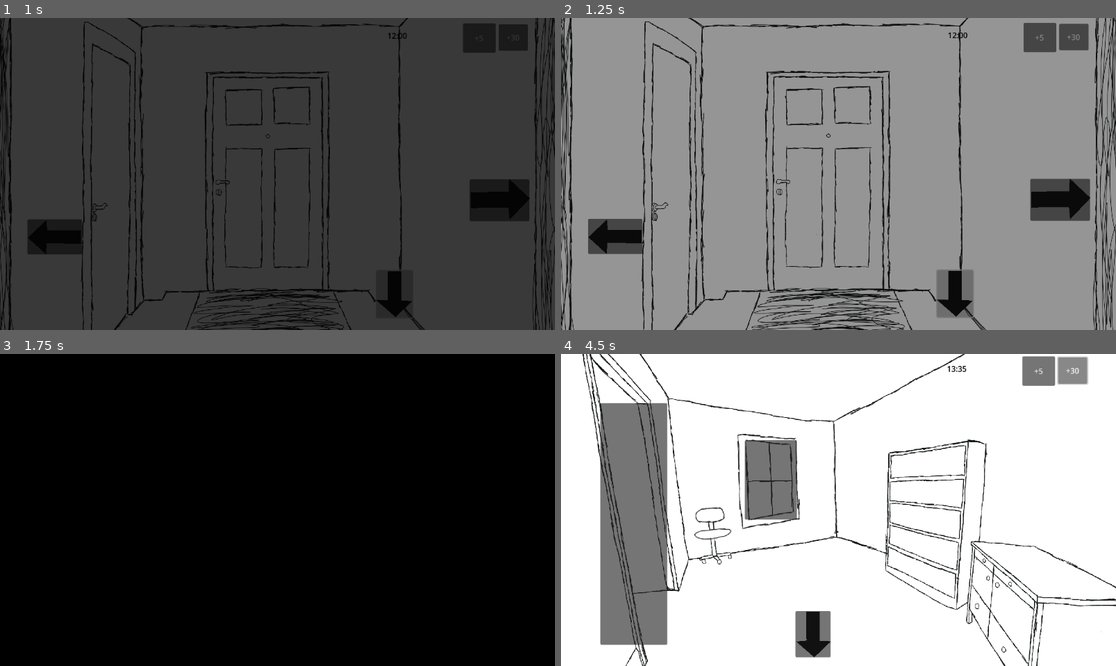
Above: before the commit, frames 1-4 (two rows, left to right).
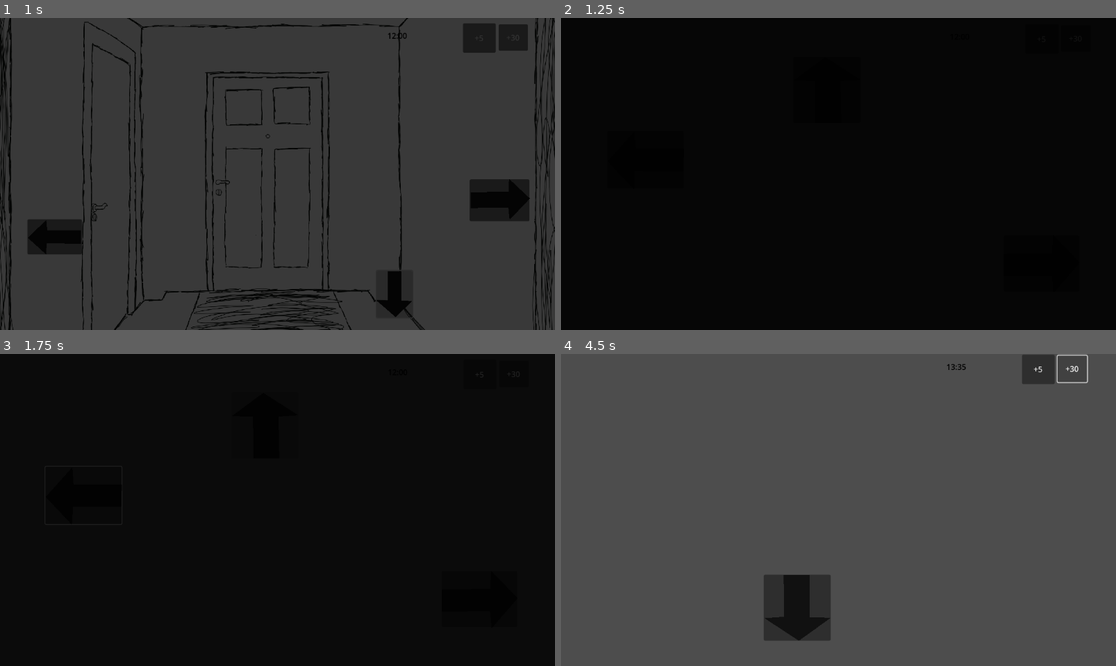
Above: after the commit, the same moments.

Repository: OblivionGoose/ela-project
Game: Godot game, scene res://scenes/game_controller.tscn
The game is run twice, just before and just after one commit, with the same random seed, the same clock (stepped at 60 frames per second) and the same inputs. This scene is started directly instead of the project's main scene.
Inputs (mouse positions are in pixels of both pictures, inside the frame that each line leads up to; where the layout moved, square brackets give the same spot in the first picture):
- Up to frame 1 (1 s): click (394, 295) at 0.5 s
- Up to frame 2 (1.25 s): no input
- Up to frame 3 (1.75 s): click (83, 494) [55, 572] at 1.25 s
- Up to frame 4 (4.5 s): click "+5" at 2 s; click "+30" at 2.75 s; tap Enter (ui_accept) at 3.5, 3.77 s; hold Right (ui_right) from 3.53 s (still down)

Frame 1 is identical in both runs. In frame 2, 96% of the frame differs, in the area x 0-100%, y 0-100%; in frame 3, 0.1%; in frame 4, 98%.

Commit message:
fixed a bug stopping scene changes on startup

Diff:
--- a/scripts/World2d.gd
+++ b/scripts/World2d.gd
@@ -35,13 +35,13 @@
 	text_daytime.add_text(str(globals.time_of_day))
 	rng.randomize()
 	clock_text.modulate = Color(0,0,0,1)
+	Clock()
 
 func Clock():
 	if globals.is_night:
 		clock.start()
 		minute += 5
 		print("tick")
-
 
 	if globals.is_night:
 		random_monster_summon()
@@ -70,12 +70,13 @@
 		night_change()
 		unpause_clock()
 	print(clockHour + ":" + clockMinute)
+	print(globals.hour + globals.minute)
 	clock_text.clear()
 	clock_text.add_text(clockHour + ":" + clockMinute)
 
 func time_change(added_time: int):
 	var new_time: int
-	new_time = hour + (minute+added_time)/60 # intended
+	new_time = hour + (minute+added_time)/60 # error is intended
 	if new_time > 21:
 		printerr("Error! time added surpassed the nighttime cut off at hour 21")
 		hour = 21
--- a/scripts/room scripts/basement_room.gd
+++ b/scripts/room scripts/basement_room.gd
@@ -26,7 +26,7 @@
 	timer.start()
 	timer.timeout.connect(move_scene1)
 func move_scene1():
-	if globals.hour == 6 or 21:
+	if globals.hour == 6 or globals.hour == 21:
 		if globals.minute == 0:
 			fade = false
 			black_screen.modulate = Color(1,1,1,0)
--- a/scripts/room scripts/bathroom.gd
+++ b/scripts/room scripts/bathroom.gd
@@ -25,7 +25,7 @@
 	timer.start()
 	timer.timeout.connect(move_scene1)
 func move_scene1():
-	if globals.hour == 6 or 21:
+	if globals.hour == 6 or globals.hour == 21:
 		if globals.minute == 0:
 			fade = false
 			black_screen.modulate = Color(1,1,1,0)
--- a/scripts/room scripts/bedroom.gd
+++ b/scripts/room scripts/bedroom.gd
@@ -25,7 +25,7 @@
 	timer.start()
 	timer.timeout.connect(move_scene1)
 func move_scene1():
-	if globals.hour == 6 or 21:
+	if globals.hour == 6 or globals.hour == 21:
 		if globals.minute == 0:
 			fade = false
 			black_screen.modulate = Color(1,1,1,0)
--- a/scripts/room scripts/foyer_room.gd
+++ b/scripts/room scripts/foyer_room.gd
@@ -28,13 +28,12 @@
 
 func _button_pressed():
 	fade = true
-	var button1 = $Button
 	button1.set_disabled(true)
 	var timer = $Timer
 	timer.start()
 	timer.timeout.connect(move_scene1)
 func move_scene1():
-	if globals.hour == 6 or 21:
+	if globals.hour == 6 or globals.hour == 21:
 		if globals.minute == 0:
 			fade = false
 			black_screen.modulate = Color(1,1,1,0)
@@ -53,7 +52,7 @@
 	timer.start()
 	timer.timeout.connect(move_scene2)
 func move_scene2():
-	if globals.hour == 6 or 21:
+	if globals.hour == 6 or globals.hour == 21:
 		if globals.minute == 0:
 			fade = false
 			black_screen.modulate = Color(1,1,1,0)
@@ -66,13 +65,12 @@
 
 func _button_pressed3():
 	fade = true
-	var button1 = $Button
 	button1.set_disabled(true)
 	var timer = $Timer
 	timer.start()
 	timer.timeout.connect(move_scene3)
 func move_scene3():
-	if globals.hour == 6 or 21:
+	if globals.hour == 6 or globals.hour == 21:
 		if globals.minute == 0:
 			fade = false
 			black_screen.modulate = Color(1,1,1,0)
--- a/scripts/room scripts/kitchen_room.gd
+++ b/scripts/room scripts/kitchen_room.gd
@@ -25,7 +25,7 @@
 	timer.start()
 	timer.timeout.connect(move_scene1)
 func move_scene1():
-	if globals.hour == 6 or 21:
+	if globals.hour == 6 or globals.hour == 21:
 		if globals.minute == 0:
 			fade = false
 			black_screen.modulate = Color(1,1,1,0)
--- a/scripts/room scripts/living_room.gd
+++ b/scripts/room scripts/living_room.gd
@@ -33,7 +33,7 @@
 	timer.start()
 	timer.timeout.connect(move_scene1)
 func move_scene1():
-	if globals.hour == 6 or 21:
+	if globals.hour == 6 or globals.hour == 21:
 		if globals.minute == 0:
 			fade = false
 			black_screen.modulate = Color(1,1,1,0)
@@ -51,7 +51,7 @@
 	timer.start()
 	timer.timeout.connect(move_scene2)
 func move_scene2():
-	if globals.hour == 6 or 21:
+	if globals.hour == 6 or globals.hour == 21:
 		if globals.minute == 0:
 			fade = false
 			black_screen.modulate = Color(1,1,1,0)
--- a/scripts/room scripts/study_room.gd
+++ b/scripts/room scripts/study_room.gd
@@ -33,7 +33,7 @@
 	timer.start()
 	timer.timeout.connect(move_scene1)
 func move_scene1():
-	if globals.hour == 6 or 21:
+	if globals.hour == 6 or globals.hour == 21:
 		if globals.minute == 0:
 			fade = false
 			black_screen.modulate = Color(1,1,1,0)
@@ -51,7 +51,7 @@
 	timer.start()
 	timer.timeout.connect(move_scene2)
 func move_scene2():
-	if globals.hour == 6 or 21:
+	if globals.hour == 6 or globals.hour == 21:
 		if globals.minute == 0:
 			fade = false
 			black_screen.modulate = Color(1,1,1,0)
--- a/scripts/room scripts/upstairs_hallway.gd
+++ b/scripts/room scripts/upstairs_hallway.gd
@@ -25,13 +25,12 @@
 
 func _button_pressed():
 	fade = true
-	var button1 = $Button
 	button1.set_disabled(true)
 	var timer = $Timer
 	timer.start()
 	timer.timeout.connect(move_scene1)
 func move_scene1():
-	if globals.hour == 6 or 21:
+	if globals.hour == 6 or globals.hour == 21:
 		if globals.minute == 0:
 			fade = false
 			black_screen.modulate = Color(1,1,1,0)
@@ -44,13 +43,12 @@
 
 func _button_pressed2():
 	fade = true
-	var button1 = $Button
 	button1.set_disabled(true)
 	var timer = $Timer
 	timer.start()
 	timer.timeout.connect(move_scene2)
 func move_scene2():
-	if globals.hour == 6 or 21:
+	if globals.hour == 6 or globals.hour == 21:
 		if globals.minute == 0:
 			fade = false
 			black_screen.modulate = Color(1,1,1,0)
@@ -63,13 +61,12 @@
 
 func _button_pressed3():
 	fade = true
-	var button1 = $Button
 	button1.set_disabled(true)
 	var timer = $Timer
 	timer.start()
 	timer.timeout.connect(move_scene3)
 func move_scene3():
-	if globals.hour == 6 or 21:
+	if globals.hour == 6 or globals.hour == 21:
 		if globals.minute == 0:
 			fade = false
 			black_screen.modulate = Color(1,1,1,0)
